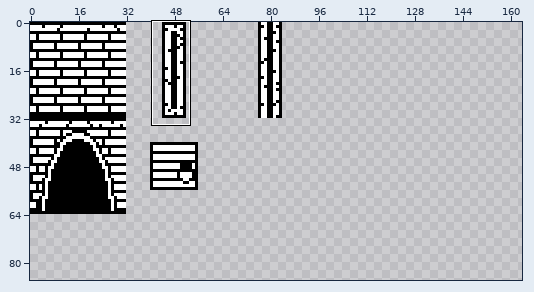
Two states of a pixel-art file, beat dungeon/Beat dungeon/images/walls.aseprite. Above: a wide view before the commit, with the close-up outlined.
Close-up. Old version:
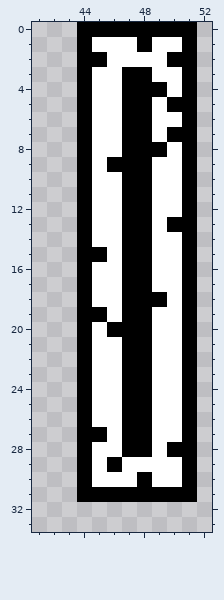
640x640 pixels, 1 frame. Shown: x 41..52, y 0..33. The wide view leaves out empty margins. The commit also changed other parts of the picture, which this record leaves out.
After:
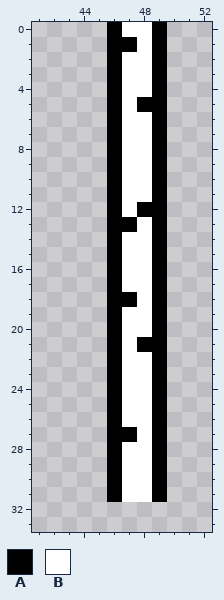
Palette (. is transparent): A #000000  B #ffffff
Edits made:
Layer "Layer 1":
y 0: x 44..45 AA -> ..; x 47..48 AA -> BB; x 50..51 AA -> ..
y 1: x 44..51 ABBBABBA -> ..AABA..
y 2: x 44..46 AAB -> ..A; x 49..51 BAA -> A..
y 3: x 44..51 ABBAABBA -> ..ABBA..
y 4: x 44..48 ABBAA -> ..ABB; x 50..51 BA -> ..
y 5: x 44..47 ABBA -> ..AB; x 49..51 BAA -> A..
y 6: x 44..51 ABBAABBA -> ..ABBA..
y 7: x 44..51 ABBAABAA -> ..ABBA..
y 8: x 44..48 ABBAA -> ..ABB; x 50..51 BA -> ..
y 9: x 44..45 AB -> ..; x 47..51 AABBA -> BBA..
y 10..11: x 44..51 ABBAABBA -> ..ABBA..
y 12: x 44..47 ABBA -> ..AB; x 49..51 BBA -> A..
y 13: x 44..46 ABB -> ..A; x 48..51 ABAA -> BA..
y 14: x 44..51 ABBAABBA -> ..ABBA..
y 15: x 44..51 AABAABBA -> ..ABBA..
y 16..17: x 44..51 ABBAABBA -> ..ABBA..
y 18: x 44..46 ABB -> ..A; x 48 A -> B; x 50..51 BA -> ..
y 19: x 44..51 AABAABBA -> ..ABBA..
y 20: x 44..45 AB -> ..; x 47..51 AABBA -> BBA..
y 21: x 44..47 ABBA -> ..AB; x 49..51 BBA -> A..
y 22..26: x 44..51 ABBAABBA -> ..ABBA..
y 27: x 44..46 AAB -> ..A; x 48..51 ABBA -> BA..
y 28: x 44..51 ABBAABAA -> ..ABBA..
y 29: x 44..45 AB -> ..; x 49..51 BBA -> A..
y 30: x 44..46 ABB -> ..A; x 48..51 ABBA -> BA..
y 31: x 44..45 AA -> ..; x 47..48 AA -> BB; x 50..51 AA -> ..
Changed places in both close-ups, as pixel boxes (x1, y1, x2, y2):
changed: (77, 22, 197, 502)
